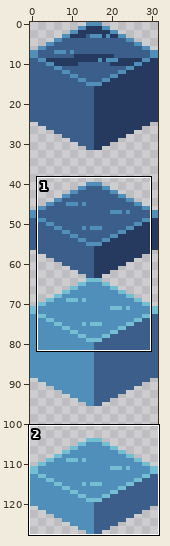
Pixel-art file: assets/img/water_blocks.aseprite. The picture above shows the old version from afar; the outline marks the close-up.
Close-up. As it was:
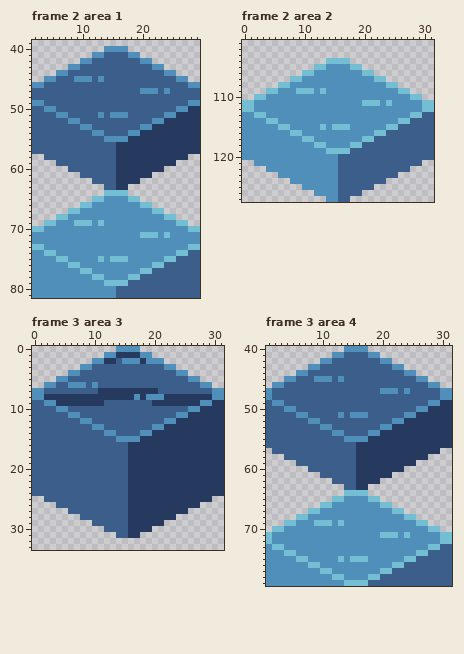
32x128 pixels, 4 frames. Shown: frame 2 area 1: x 2..29, y 39..81; frame 2 area 2: x 0..31, y 101..127; frame 3 area 3: x 0..31, y 0..33; frame 3 area 4: x 1..31, y 40..79. The commit also changed other frames or places, which this record leaves out.
After the commit:
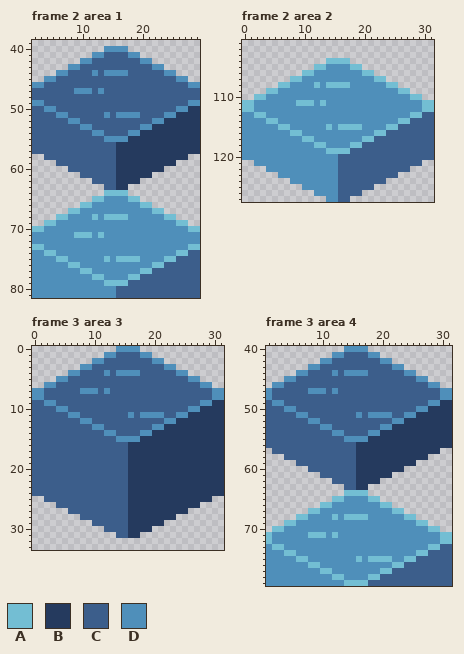
Palette (. is transparent): A #73bed3  B #253a5e  C #3c5e8b  D #4f8fba
The author wrote: reworked water tiles
The edit:
layer "Cube" added
layer "waves" added
layer "Layer 1" removed
layer "Layer 3" removed
Frame 2 area 1, layers "waves", "Cube":
y 44: x 12 C -> D; x 14..17 CCCC -> DDDD
y 45: x 9..11 DDD -> CCC; x 13 D -> C
y 47: x 9..11 CCC -> DDD; x 13 C -> D; x 20..22 DDD -> CCC; x 24 D -> C
y 51: x 13..15 DCD -> CDC; x 18..19 CC -> DD
y 68: x 12 D -> A; x 14..17 DDDD -> AAAA
y 69: x 9..11 AAA -> DDD; x 13 A -> D
y 71: x 9..11 DDD -> AAA; x 13 D -> A; x 20..22 AAA -> DDD; x 24 A -> D
y 75: x 13..15 ADA -> DAD; x 18..19 DD -> AA
Frame 2 area 2, layers "waves", "Cube":
y 108: x 12 D -> A; x 14..17 DDDD -> AAAA
y 109: x 9..11 AAA -> DDD; x 13 A -> D
y 111: x 9..11 DDD -> AAA; x 13 D -> A; x 20..22 AAA -> DDD; x 24 A -> D
y 115: x 13..15 ADA -> DAD; x 18..19 DD -> AA
Frame 3 area 3, layers "waves", "Cube":
y 1: x 14..17 BBBB -> CCCC
y 2: x 12..13 BB -> CC; x 15..19 DDDBD -> CCCCC
y 4: x 12 C -> D; x 14..17 CCCC -> DDDD
y 6: x 6..8 DDD -> CCC; x 10 D -> C
y 7: x 8..20 CCCBBBBBBBBBB -> DDDCDCCCCCCCC
y 8: x 2..29 BBBBBBBBBBBBBBBDBDDDBBBBBBBB -> CCCCCCCCCCCCCCCCCCCCCCCCCCCC
y 9: x 4..11 BBBBBBBB -> CCCCCCCC; x 20..27 BBBBBBBB -> CCCCCCCC
y 11: x 16 C -> D; x 18..21 CCCC -> DDDD
Frame 3 area 4, layers "waves", "Cube":
y 44: x 12 C -> D; x 14..17 CCCC -> DDDD
y 45: x 9..11 DDD -> CCC; x 13 D -> C
y 47: x 8..10 CCC -> DDD; x 12 C -> D; x 20..22 DDD -> CCC; x 24 D -> C
y 51: x 13 D -> C; x 15 D -> C; x 17..21 DCCCC -> CDDDD
y 68: x 12 D -> A; x 14..17 DDDD -> AAAA
y 69: x 9..11 AAA -> DDD; x 13 A -> D
y 71: x 8..10 DDD -> AAA; x 12 D -> A; x 20..22 AAA -> DDD; x 24 A -> D
y 75: x 13 A -> D; x 15 A -> D; x 17..21 ADDDD -> DAAAA
